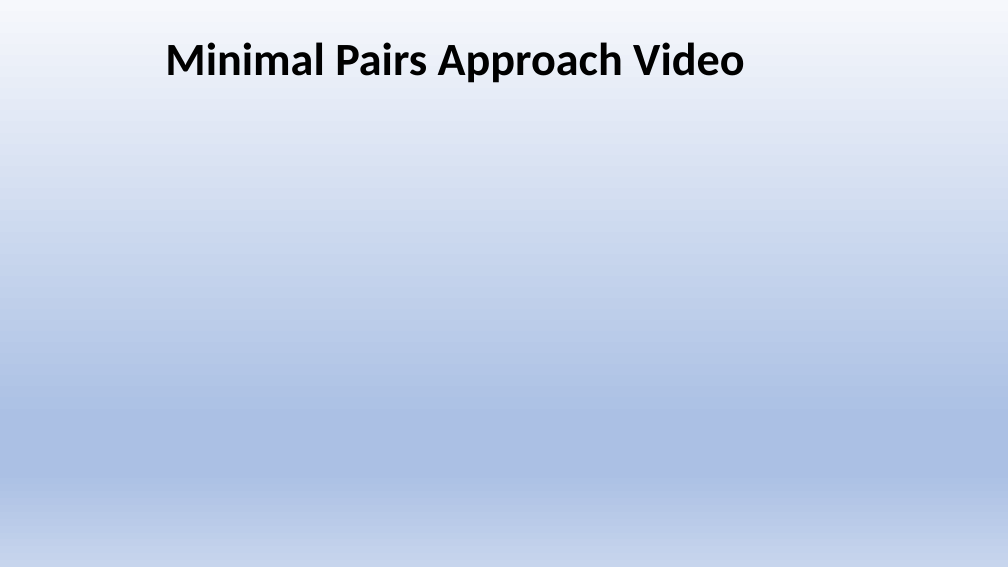
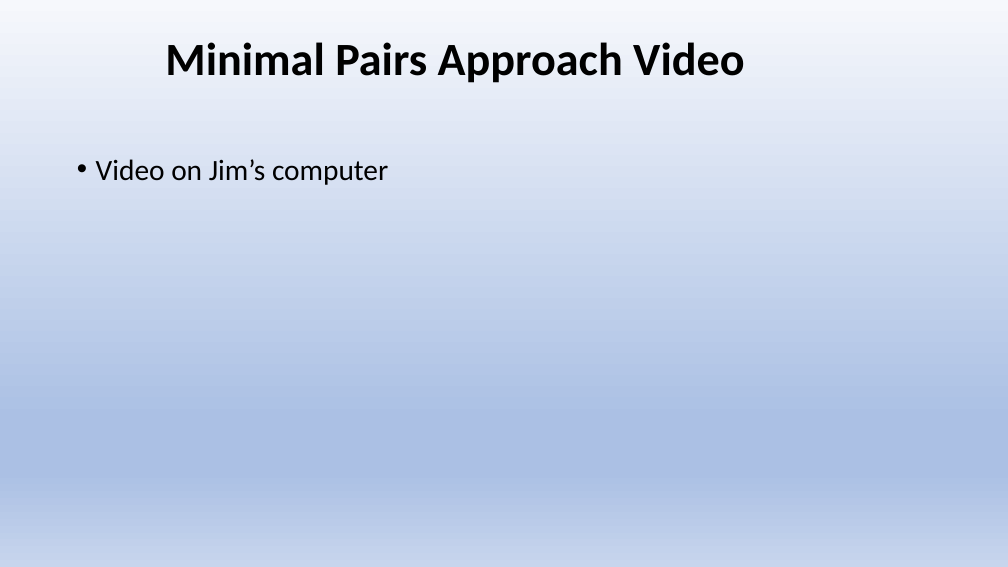
Before and after one commit to Jim-Wright90/cds431_sp22, a slide deck: slide 12 of slides/cds431_week5_2.pptx. Drawn at 1008x567 pixels with LibreOffice and Linux fonts; fonts in the diff are those of the drawing. Boxes give left, top, right and bottom in pixels: in the first picture for what was removed or moved away, otherwise in the second. Text is boxed around its words. In the diff, an @@ line names an element or a change of style, - is before the commit and + after.

```diff
--- a/slides/cds431_week5_2.pptx
+++ b/slides/cds431_week5_2.pptx
@@ text added at (96, 159, 388, 185), 28 pt, text #000000 @@
+• Video on Jim’s computer
```
Also in this commit, not shown: 5 other slides changed, 1 slide removed, 6 other files.
